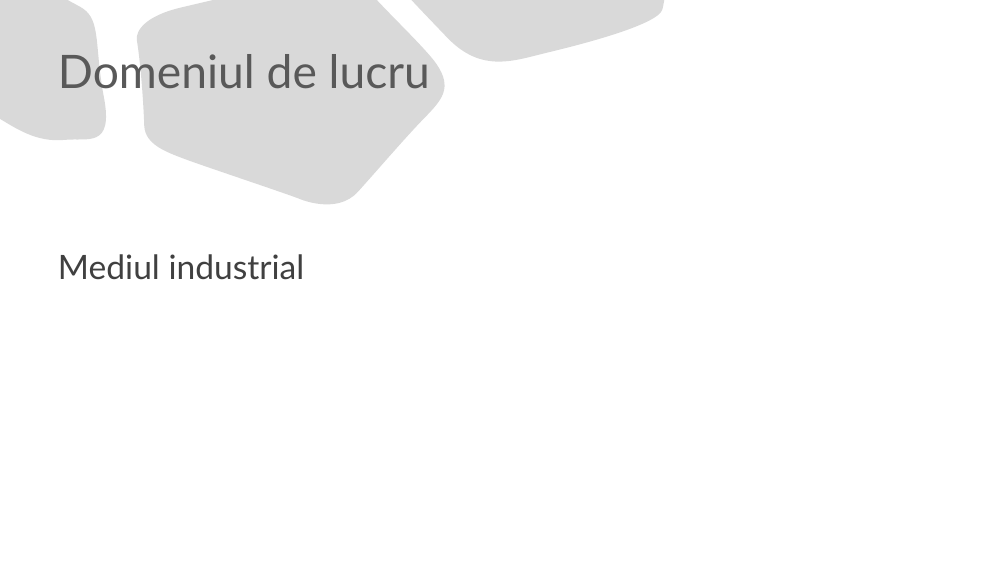
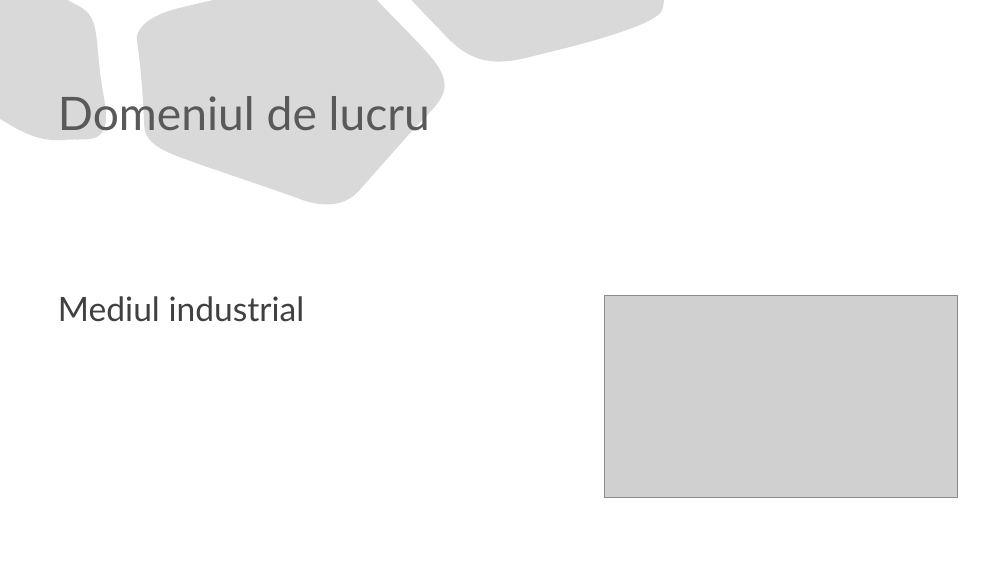
Before and after one commit to TheodorPredescu/Intrusion-Detection-and-Prevention-System, a slide deck: slide 2 of document/prezentare_scss.pptx. Drawn at 1008x567 pixels with LibreOffice and Linux fonts; fonts in the diff are those of the drawing; grey boxes stand for pictures. Boxes give left, top, right and bottom in pixels: in the first picture for what was removed or moved away, otherwise in the second. Text is boxed around its words. In the diff, an @@ line names an element or a change of style, - is before the commit and + after.

```diff
--- a/document/prezentare_scss.pptx
+++ b/document/prezentare_scss.pptx
@@ title "Domeniul de lucru": place and size @@
-title "Domeniul de lucru" at [58, 54, 430, 89]
+title "Domeniul de lucru" at [58, 96, 430, 131]
@@ text "Mediul industrial": place and size @@
-text "Mediul industrial" at [58, 254, 305, 280]
+text "Mediul industrial" at [58, 296, 305, 322]
@@ picture added at [604, 296, 958, 498] @@
```
Also in this commit, not shown: 6 other slides changed, 1 slide added, 1 slide removed, 16 other files.
